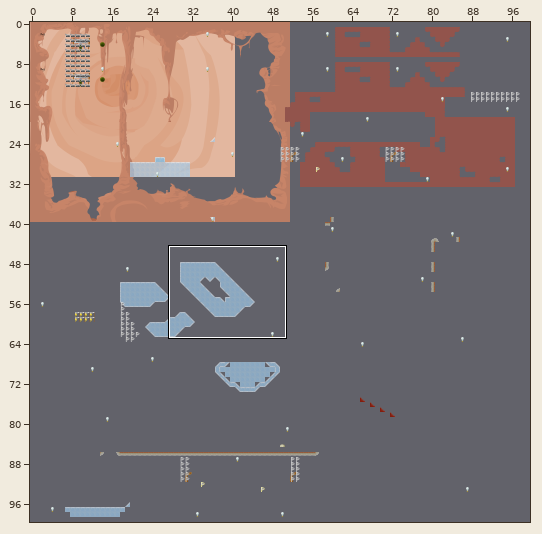
Two states of a Tiled map, data/assets/Tiles/Maps/RaceReloaded.tmx. The picture above shows the old version from afar; the outline marks the close-up.
Close-up. The starting point:
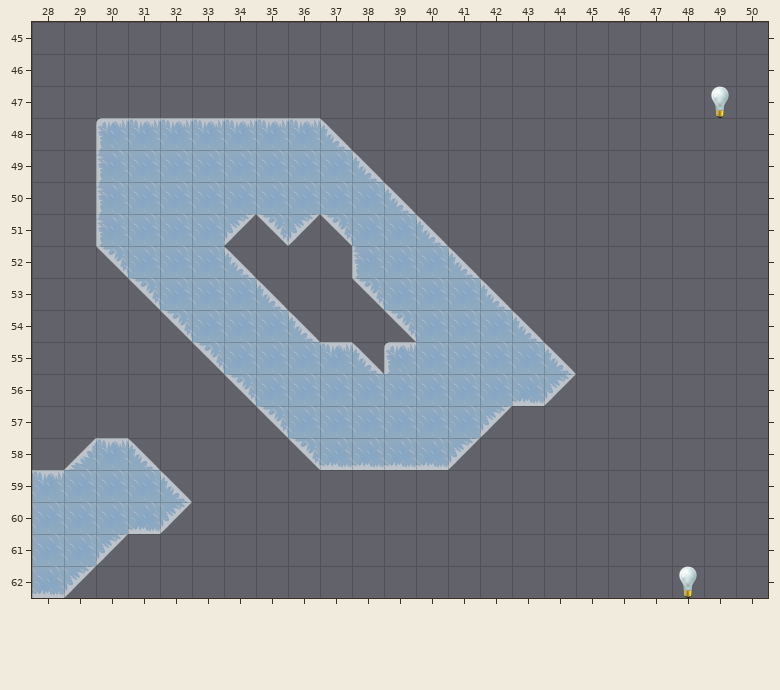
Cells are 64x64 px. Shown: x 28..50, y 45..62. The commit also changed other parts of the map, which this record leaves out. Not drawn, because the pictures are missing: unchanged layers "Foreground", "Level".
After:
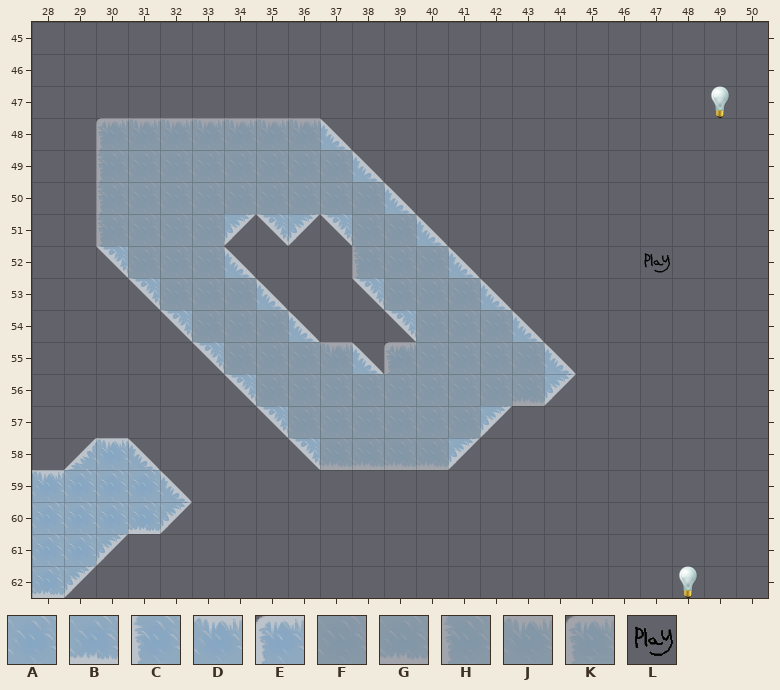
Key: from "Ice": A 0 "Block", B 2, C 4, D 8, E 12; from "IceForeground": F 0, G 2, H 4, J 8, K 12; from "Spawns": L 1.
_ is an empty cell.
See-through tiles are keyed as they look on the map.
From old to new:
Layer "StaticForeground":
y 48: x 30..36 EDDDDDD -> KJJJJJJ
y 49: x 30..37 CAAAAAAA -> HFFFFFFF
y 50: x 30..38 CAAAAAAAA -> HFFFFFFFF
y 51: x 30..33 CAAA -> HFFF; x 38..39 AA -> FF
y 52: x 31..33 AAA -> FFF; x 38..40 CAA -> HFF
y 53: x 32..34 AAA -> FFF; x 39..41 AAA -> FFF
y 54: x 33..35 AAA -> FFF; x 40..42 AAA -> FFF
y 55: x 34..37 AAAD -> FFFJ; x 39..43 EAAAA -> KFFFF
y 56: x 35..43 AAAAAAAAB -> FFFFFFFFG
y 57: x 36..41 AAAAAA -> FFFFFF
y 58: x 37..40 BBBB -> GGGG
Layer "Flags":
y 52: x 47 _ -> L
Boxes around the changes in both close-ups, in picture pixels (x1, y1, x2, y2):
changed: (96, 118, 544, 470)
added: (644, 253, 670, 273)
